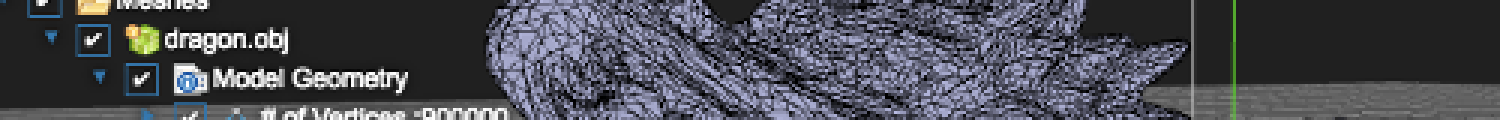
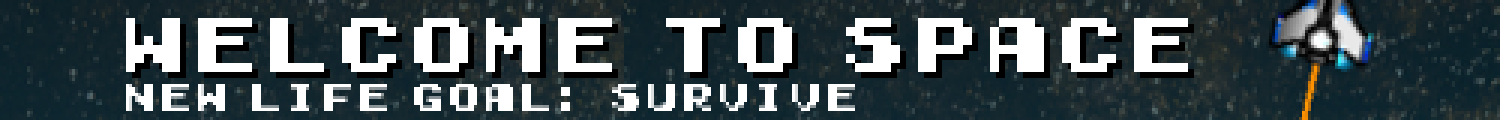
Before/after of a 1500 x 120 layered artwork. What changed in the layer stack:
added layer "new life goal: survive" above "WELCOME TO SPACE" over (126, 84, 855, 111)
added layer "WELCOME TO SPACE" above "WELCOME TO SPACE #1" over (126, 18, 1188, 72)
added layer "WELCOME TO SPACE #1" above "Layer" over (132, 24, 1194, 78)
added layer "Space Esc8bit" above "iris copy" over (0, 0, 1500, 120)
